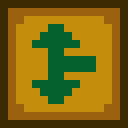
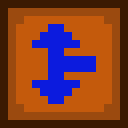
The second (128, 128) image is a revision of the first. Changes to its layers:
painted on "Side" over [32, 24, 96, 104]
painted on "Base" over [0, 0, 128, 128]
